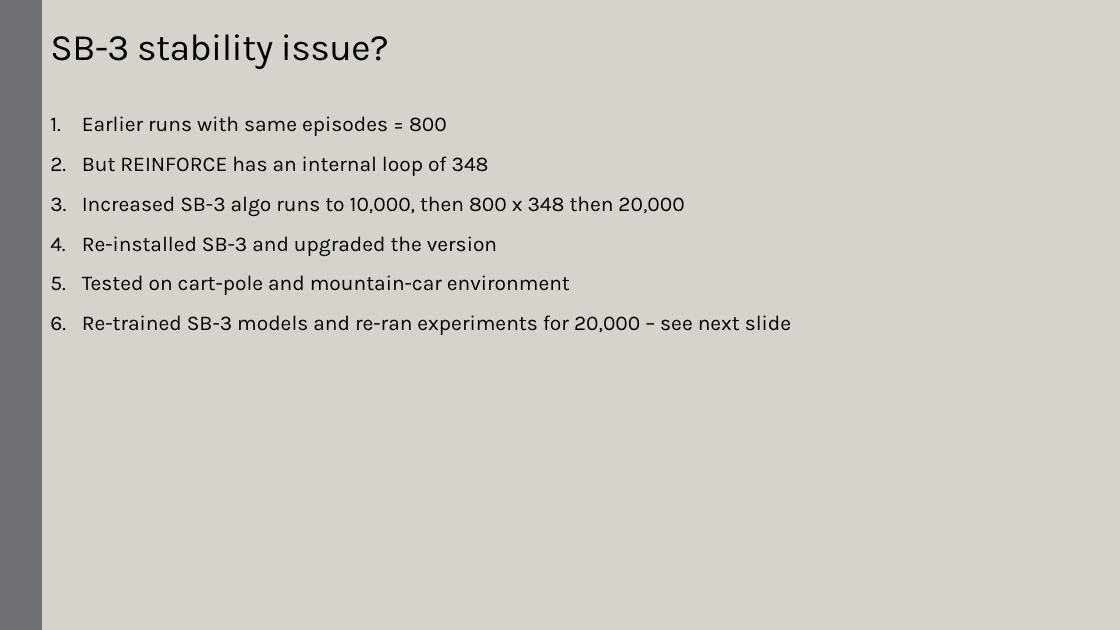
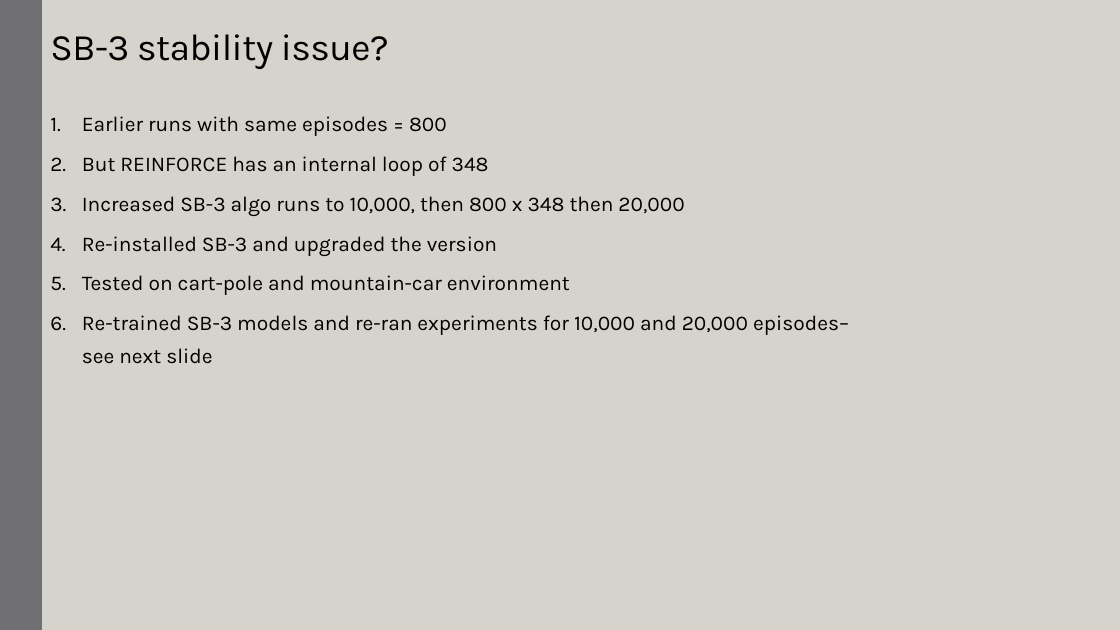
Before and after one commit to Rajesh-Siraskar/empirical_study, a slide deck: slide 19 of artefacts/presentation/Presentation_Empirical_Study_V.2.8_14-Jun-2023.pptx. Drawn at 1120x630 pixels with LibreOffice and Linux fonts; fonts in the diff are those of the drawing. Boxes give left, top, right and bottom in pixels: in the first picture for what was removed or moved away, otherwise in the second. Text is boxed around its words. In the diff, an @@ line names an element or a change of style, - is before the commit and + after.

Commit message:
SB-3 Stability analysis charts

```diff
--- a/artefacts/presentation/Presentation_Empirical_Study_V.2.8_14-Jun-2023.pptx
+++ b/artefacts/presentation/Presentation_Empirical_Study_V.2.8_14-Jun-2023.pptx
@@ text at (82,315,849,364): text changed @@
-6. Re-trained SB-3 models and re-ran experiments for 20,000 – see next slide
+6. Re-trained SB-3 models and re-ran experiments for 10,000 and 20,000 episodes– see next slide
```
Also in this commit, not shown: 1 other slide changed, 2 slides added, 3 other files.
